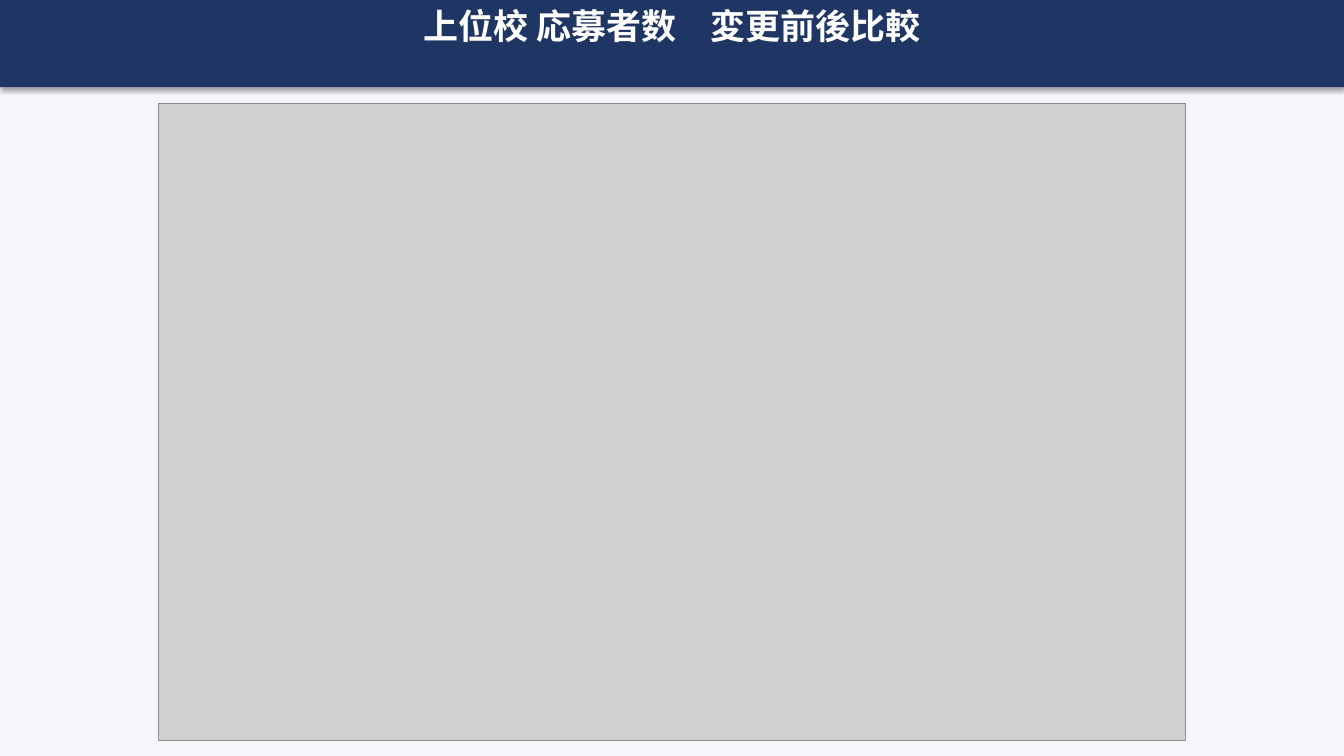
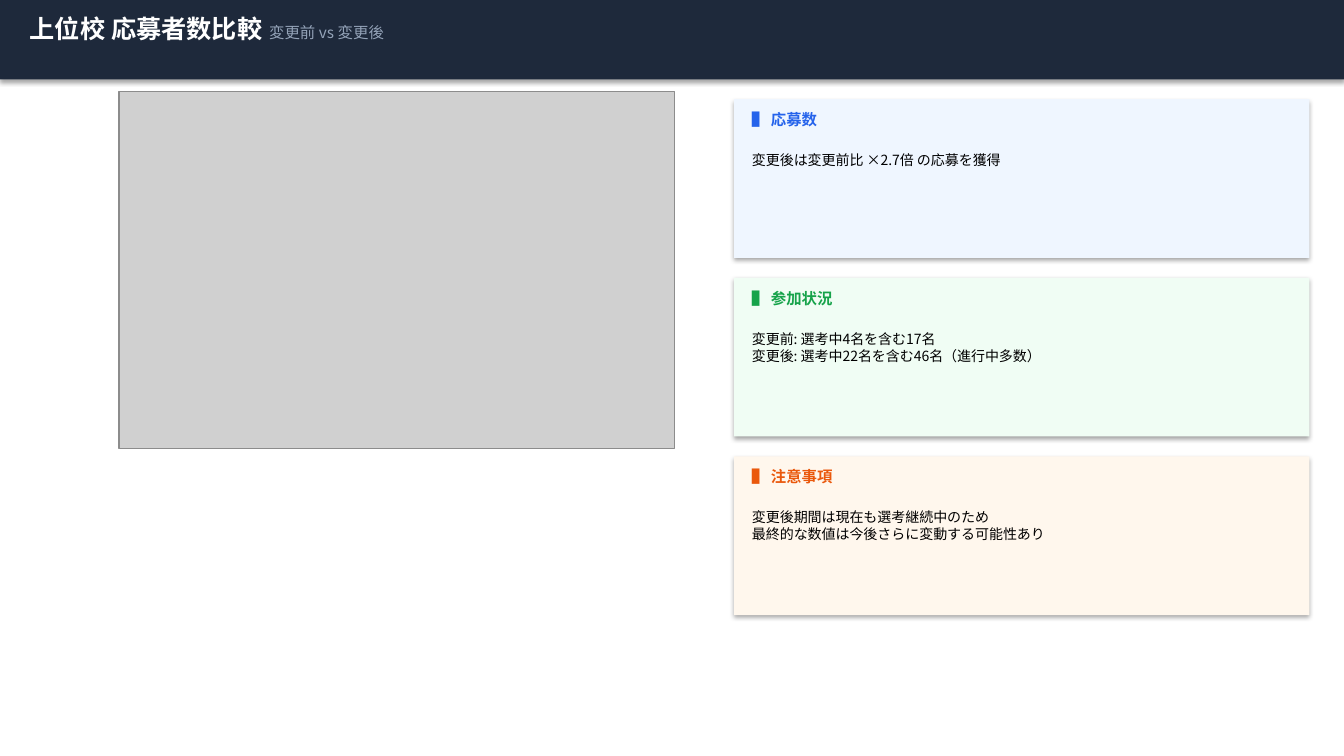
Before and after one commit to syoukaku007-star/daiki, a slide deck: slide 3 of 説明会改善効果検証レポート_2026.pptx. Drawn at 1344x756 pixels with LibreOffice and Linux fonts; fonts in the diff are those of the drawing; grey boxes stand for pictures. Boxes give left, top, right and bottom in pixels: in the first picture for what was removed or moved away, otherwise in the second. Text is boxed around its words. In the diff, an @@ line names an element or a change of style, - is before the commit and + after.

```diff
--- a/説明会改善効果検証レポート_2026.pptx
+++ b/説明会改善効果検証レポート_2026.pptx
@@ rectangle: place and size @@
-rectangle at box(0, 0, 1344, 88)
+rectangle at box(0, 0, 1344, 80)
@@ rectangle at box(0, 0, 1344, 80): fill #1F3564 to #1E293B @@
@@ rectangle removed at box(0, 0, 1344, 756) @@
@@ text at box(30, 16, 384, 41): text changed; size 25 to 18 pt @@
-上位校 応募者数 変更前後比較
+上位校 応募者数比較 変更前 vs 変更後
@@ picture added at box(119, 92, 675, 449) @@
@@ picture removed at box(158, 103, 1186, 740) @@
@@ rectangle added at box(734, 99, 1310, 257), fill #EFF6FF @@
@@ text added at box(771, 112, 817, 126), 11 pt, text #2563EB, bold @@
+▌ 応募数
@@ text added at box(752, 153, 1001, 166), 10 pt, text #000000 @@
+変更後は変更前比 ×2.7倍 の応募を獲得
@@ rectangle added at box(734, 278, 1310, 437), fill #F0FDF4 @@
@@ text added at box(771, 291, 833, 306), 11 pt, text #16A34A, bold @@
+▌ 参加状況
@@ text added at box(752, 332, 1041, 362), 10 pt, text #000000 @@
+変更前: 選考中4名を含む17名
+変更後: 選考中22名を含む46名（進行中多数）
@@ rectangle added at box(734, 457, 1310, 615), fill #FFF7ED @@
@@ text added at box(771, 469, 833, 484), 11 pt, text #EA580C, bold @@
+▌ 注意事項
@@ text added at box(752, 510, 1045, 540), 10 pt, text #000000 @@
+変更後期間は現在も選考継続中のため
+最終的な数値は今後さらに変動する可能性あり
```
Also in this commit, not shown: 2 other slides changed, 5 slides added, 5 slides removed.
